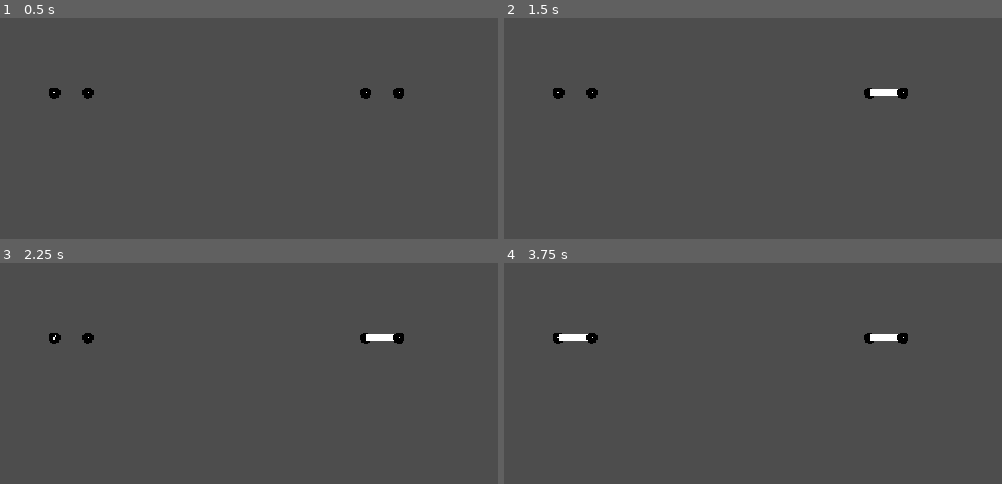
Above: before the commit, frames 1-4 (two rows, left to right).
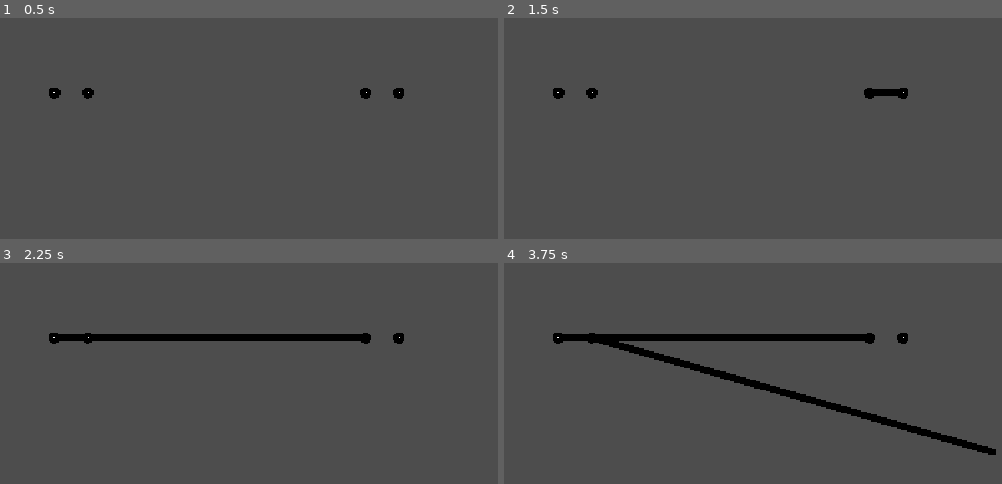
Above: after the commit, the same moments.

Repository: deividcm/Trabalho-Circuito
Game: Godot game, scene res://Scenes/circuito.tscn
Same seed, same stepped clock (60 frames per second), same inputs: the game is played once before the commit and once after it. The project has no main scene, so this scene is started directly.
Inputs (mouse positions are in pixels of both pictures, inside the frame that each line leads up to):
- Up to frame 1 (0.5 s): no input
- Up to frame 2 (1.5 s): tap Enter at 0.5 s; move the mouse to (867, 93) at 0.52 s; click (867, 93) at 0.67 s; tap Space at 1.25 s; move the mouse to (902, 93) at 1.27 s; click (902, 93) at 1.42 s
- Up to frame 3 (2.25 s): tap Enter at 2 s; move the mouse to (54, 338) at 2.02 s; click (54, 338) at 2.17 s
- Up to frame 4 (3.75 s): tap Space at 2.75 s; move the mouse to (593, 338) at 2.77 s; click (593, 338) at 2.92 s; tap Enter at 3.5 s; move the mouse to (992, 453) at 3.52 s; click (992, 453) at 3.67 s

Frame 1 is identical in both runs. In frame 2, 0.2% of the frame differs, in the area x 73-80%, y 32-36%; in frame 3, 2.0%; in frame 4, 4.6%, in the area x 11-99%, y 32-87%.

Commit message:
Atualizando a classe fio

Diff:
--- a/Scenes/fio.tscn
+++ b/Scenes/fio.tscn
@@ -2,10 +2,13 @@
 
 [ext_resource type="Script" uid="uid://dml7onhs553f7" path="res://Scripts/fio.gd" id="1_y5j63"]
 
-[node name="Fio" type="Line2D" unique_id=973237307]
+[node name="Fio" type="Node2D" unique_id=1762751713 node_paths=PackedStringArray("linha")]
+script = ExtResource("1_y5j63")
+linha = NodePath("Linha")
+metadata/_custom_type_script = "uid://dirbnpusrwyxf"
+
+[node name="Linha" type="Line2D" parent="." unique_id=973237307]
 default_color = Color(0, 0, 0, 1)
 joint_mode = 2
 begin_cap_mode = 2
 end_cap_mode = 2
-script = ExtResource("1_y5j63")
-corrente = null
--- a/Scripts/conexao.gd
+++ b/Scripts/conexao.gd
@@ -3,6 +3,7 @@
 
 var fio: Fio
 @export var elemento: Elemento
+const FIO = preload("uid://by6qdn5w8j2w2")
 
 
 func _on_input_event(viewport: Node, event: InputEvent, shape_idx: int) -> void:
@@ -20,17 +21,21 @@
 func cria_fio() -> void:
 	if fio != null:
 		fio.queue_free()
-	fio = Fio.new()
+	fio = FIO.instantiate() as Fio
 	add_child(fio)
-	fio.add_point(self.global_position)
+	var linha: Line2D = fio.linha
+	linha.add_point(self.global_position)
 	fio.conexao_1 = self
-	fio.add_point(get_global_mouse_position())
+	linha.add_point(get_global_mouse_position())
 	fio.a = true
 	Circuito.fio_conectando = fio
 
 func conectar_fio() -> void:
 	fio = Circuito.fio_conectando
+	if fio.conexao_1.elemento == elemento:
+		return
 	fio.a = false
 	fio.conexao_2 = self
-	fio.set_point_position(1, self.global_position)
+	var linha: Line2D = fio.linha
+	linha.set_point_position(1, self.global_position)
 	Circuito.fio_conectando = null
--- a/Scripts/fio.gd
+++ b/Scripts/fio.gd
@@ -1,9 +1,8 @@
-extends Line2D
+extends Elemento
 class_name Fio
 
 @export var corrente: float = 0.0
-@export var conexao_1: Conexao
-@export var conexao_2: Conexao
+@export var linha: Line2D
 var a: bool = false
 
 func _ready() -> void:
@@ -11,4 +10,7 @@
 
 func _process(_delta: float) ->void:
 	if a:
-		self.set_point_position(1, get_global_mouse_position())
+		linha.set_point_position(1, get_global_mouse_position())
+
+func conectar(conexao: Conexao) -> void:
+	pass
